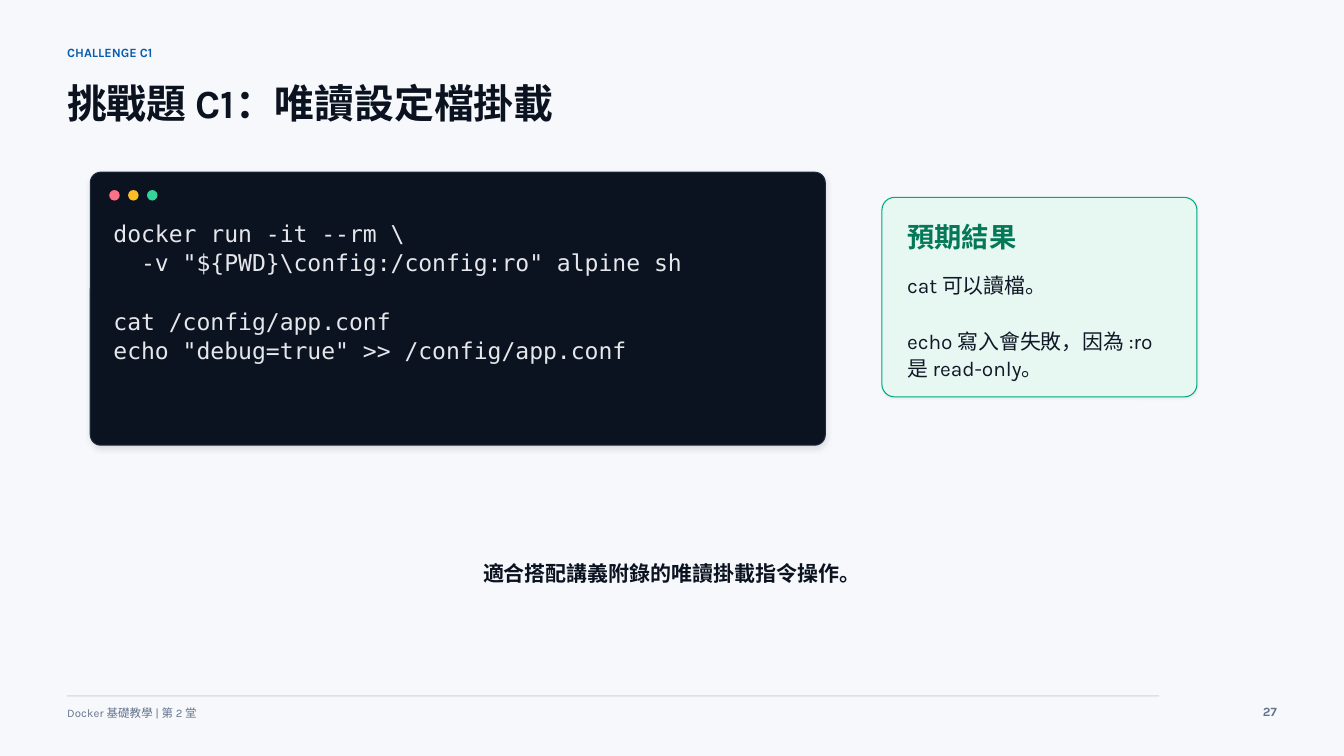
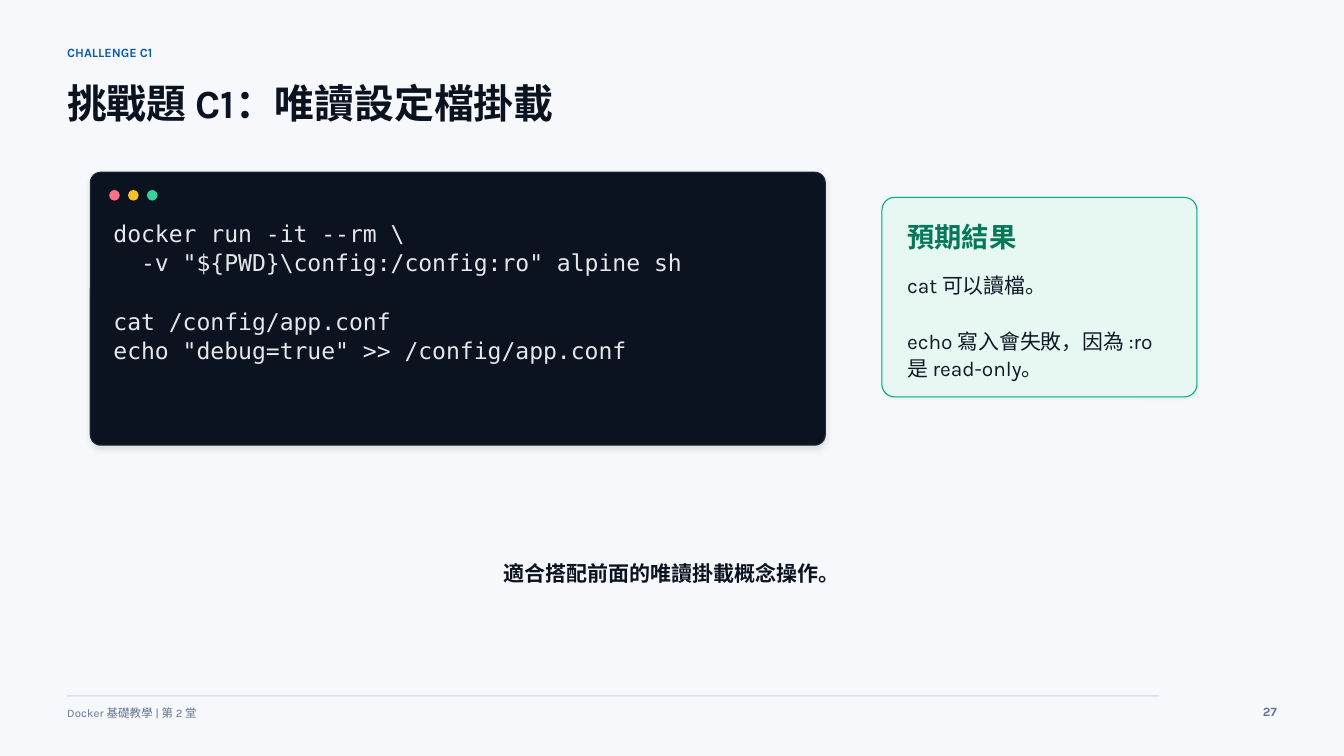
Before and after one commit to lalalalaluk/docker-practice, a slide deck: slide 31 of slides/docker-session2-flask-volume.pptx. Drawn at 1344x756 pixels with LibreOffice and Linux fonts; fonts in the diff are those of the drawing. Boxes give left, top, right and bottom in pixels: in the first picture for what was removed or moved away, otherwise in the second. Text is boxed around its words. In the diff, an @@ line names an element or a change of style, - is before the commit and + after.

```diff
--- a/slides/docker-session2-flask-volume.pptx
+++ b/slides/docker-session2-flask-volume.pptx
@@ text at [504, 563, 840, 583]: text changed @@
-適合搭配講義附錄的唯讀掛載指令操作。
+適合搭配前面的唯讀掛載概念操作。
```
Also in this commit, not shown: 5 other slides changed.
